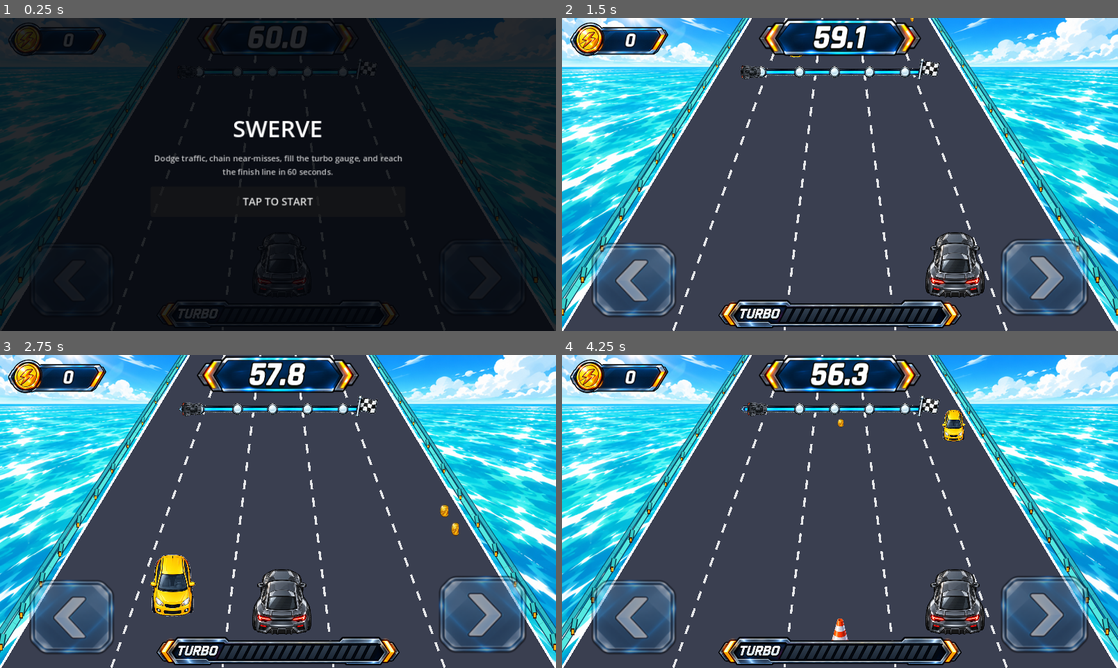
Above: before the commit, frames 1-4 (two rows, left to right).
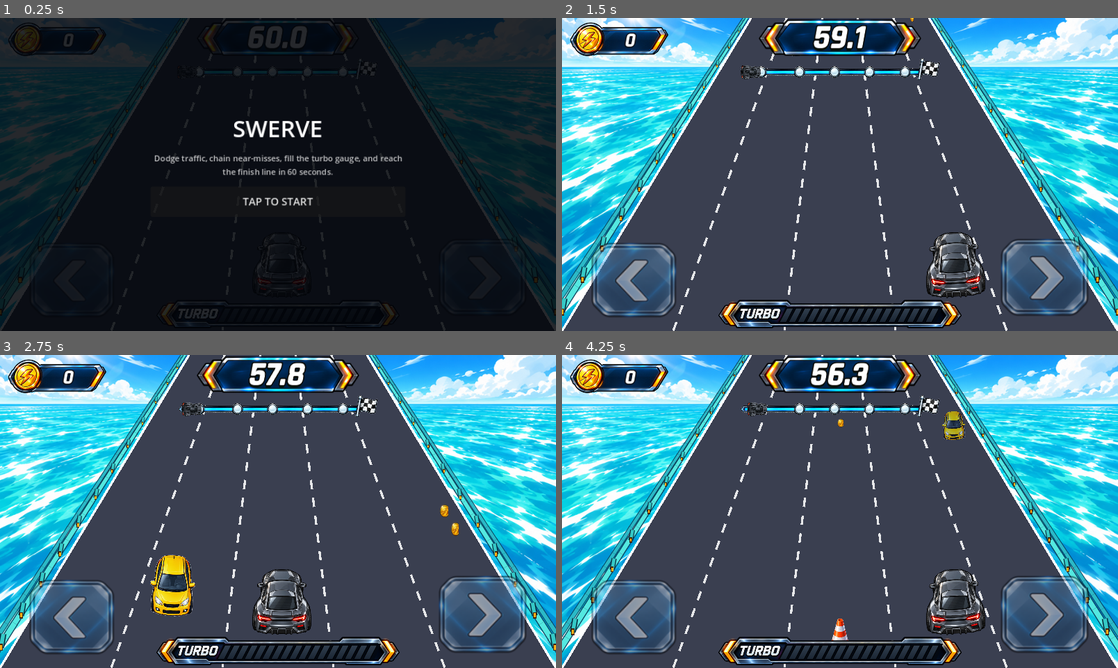
Above: after the commit, the same moments.

Repository: kjs8806/swerve
Game: Godot game, scene res://scenes/Main.tscn
Same seed, same stepped clock (60 frames per second), same inputs: the game is played once before the commit and once after it.
Inputs:
- Up to frame 1 (0.25 s): no input
- Up to frame 2 (1.5 s): click "TAP TO START" at 0.5 s; tap Enter at 1.25, 1.35 s; hold Right from 1.28 s (still down)
- Up to frame 3 (2.75 s): tap Space at 1.52, 2.27 s; release Right at 2.03 s; hold Left from 2.03 s (still down); tap Enter at 2.1 s
- Up to frame 4 (4.25 s): release Left at 2.78 s; hold Right from 2.78 s (still down); tap Enter at 2.85, 3.6 s; tap Space at 3.77 s

The runs differ from the first frame. In frame 2, 0.8% of the frame differs, in the area x 40-77%, y 12-90%; in frame 3, 0.5%; in frame 4, 1.0%, in the area x 65-77%, y 17-90%.

Commit message:
Ground road objects in perspective

Diff:
--- a/godot/scripts/Race.gd
+++ b/godot/scripts/Race.gd
@@ -97,6 +97,9 @@
 const TEX_TURBO_FLASH := preload("res://assets/effects/turbo-activation-flash.png")
 const TEX_TURBO_SPEED_LINES := preload("res://assets/effects/turbo-speed-lines.png")
 const HD_HAZARD_SCALE := 0.25
+# A restrained lane-dependent yaw sells the perspective without making
+# outer-lane cars look as tilted as the converging divider lines.
+const MAX_LANE_VISUAL_ROTATION := 0.105
 const HAZARD_TEXTURES := [
 	preload("res://assets/obstacles/pothole-hd.png"),
 	preload("res://assets/obstacles/loose-tire-hd.png"),
@@ -738,12 +741,13 @@
 	var px := lane_x(player_lane_visual, 1.0)
 	var py := player_row_y()
 	var p_scale := scale_at(1.0) * 1.05
+	var player_rotation: float = _lane_visual_rotation(player_lane_visual, 1.0)
 	var turbo_now := is_turbo
 	var t_now := elapsed_t
 	draw_items.append({"p": 1.001, "cb": func():
 		if turbo_now:
-			_draw_flame_trail(Vector2(px, py), p_scale, t_now)
-		_draw_sprite_centered(TEX_PLAYER, Vector2(px, py), p_scale * HD_VEHICLE_SCALE)
+			_draw_flame_trail(Vector2(px, py), p_scale, t_now, player_rotation)
+		_draw_sprite_on_road(TEX_PLAYER, Vector2(px, py), p_scale * HD_VEHICLE_SCALE, 1.0, player_rotation, 0.34)
 	})
 
 	draw_items.sort_custom(func(a, b): return a["p"] < b["p"])
@@ -827,6 +831,43 @@
 	_draw_moving_guardrails(cx, hy, h)
 
 
+func _lane_visual_rotation(lane_index: float, p: float) -> float:
+	var normalized_lane: float = lane_fraction(lane_index) / 0.8
+	var depth: float = clampf(ease_p(p), 0.0, 1.0)
+	return -normalized_lane * MAX_LANE_VISUAL_ROTATION * lerpf(0.18, 1.0, depth)
+
+
+func _depth_tint(p: float) -> Color:
+	# Distant objects pick up a subtle cool atmospheric haze, then regain
+	# full contrast as they approach the camera.
+	var depth: float = clampf(ease_p(p), 0.0, 1.0)
+	return Color(
+		lerpf(0.74, 1.0, depth),
+		lerpf(0.84, 1.0, depth),
+		1.0,
+		lerpf(0.76, 1.0, depth)
+	)
+
+
+func _draw_road_shadow(pos: Vector2, rendered_size: Vector2, p: float, strength: float) -> void:
+	var depth: float = clampf(ease_p(p), 0.0, 1.0)
+	var shadow_center := pos + Vector2(0.0, rendered_size.y * 0.22)
+	var radius_x: float = rendered_size.x * lerpf(0.25, 0.34, depth)
+	var radius_y: float = rendered_size.y * lerpf(0.055, 0.09, depth)
+	var alpha: float = strength * lerpf(0.35, 1.0, depth)
+	draw_colored_polygon(_ellipse_points(shadow_center, radius_x, radius_y, 20), Color(0.01, 0.015, 0.025, alpha))
+
+
+func _draw_sprite_on_road(texture: Texture2D, pos: Vector2, scale: float, p: float, rotation: float = 0.0, shadow_strength: float = 0.0, vertical_scale: float = 1.0) -> void:
+	var size: Vector2 = texture.get_size() * scale
+	size.y *= vertical_scale
+	if shadow_strength > 0.0:
+		_draw_road_shadow(pos, size, p, shadow_strength)
+	draw_set_transform(pos, rotation, Vector2.ONE)
+	draw_texture_rect(texture, Rect2(-size * 0.5, size), false, _depth_tint(p))
+	draw_set_transform(Vector2.ZERO, 0.0, Vector2.ONE)
+
+
 func _draw_sprite_centered(texture: Texture2D, pos: Vector2, scale: float) -> void:
 	var size: Vector2 = texture.get_size() * scale
 	draw_texture_rect(texture, Rect2(pos - size * 0.5, size), false)
@@ -834,12 +875,19 @@
 
 func _draw_obstacle(obstacle: Dictionary) -> void:
 	var p: float = obstacle["p"]
-	var pos := Vector2(lane_x(obstacle["lane"], p), row_y(p))
-	var visual_scale := scale_at(p)
+	var lane: float = float(obstacle["lane"])
+	var pos := Vector2(lane_x(lane, p), row_y(p))
+	var visual_scale: float = scale_at(p)
+	var rotation: float = _lane_visual_rotation(lane, p)
+	var depth: float = clampf(ease_p(p), 0.0, 1.0)
 	if obstacle["kind"] == "hazard":
-		_draw_sprite_centered(HAZARD_TEXTURES[obstacle["variant"]], pos, visual_scale * HD_HAZARD_SCALE)
+		var variant: int = int(obstacle["variant"])
+		var flatness: float = lerpf(0.58, 0.92, depth) if variant == 0 else lerpf(0.88, 1.0, depth)
+		var shadow: float = 0.0 if variant == 0 else 0.25
+		_draw_sprite_on_road(HAZARD_TEXTURES[variant], pos, visual_scale * HD_HAZARD_SCALE, p, rotation, shadow, flatness)
 	else:
-		_draw_sprite_centered(TRAFFIC_TEXTURES[obstacle["variant"]], pos, visual_scale * HD_VEHICLE_SCALE)
+		var car_flatness: float = lerpf(0.88, 1.0, depth)
+		_draw_sprite_on_road(TRAFFIC_TEXTURES[obstacle["variant"]], pos, visual_scale * HD_VEHICLE_SCALE, p, rotation, 0.32, car_flatness)
 
 
 func _draw_sky(w: float, hy: float) -> void:
@@ -1035,11 +1083,13 @@
 const FLAME_TEX_SCALE := 0.34
 
 
-func _draw_flame_trail(pos: Vector2, scale: float, t: float) -> void:
+func _draw_flame_trail(pos: Vector2, scale: float, t: float, rotation: float = 0.0) -> void:
 	var flicker: float = 0.82 + 0.18 * sin(t * 30.0)
 	var size: Vector2 = TEX_TURBO_EXHAUST.get_size() * (FLAME_TEX_SCALE * scale)
-	var origin: Vector2 = pos + Vector2(0.0, 26.0 * scale)
-	draw_texture_rect(TEX_TURBO_EXHAUST, Rect2(origin - Vector2(size.x * 0.5, 0.0), size), false, Color(1, 1, 1, flicker))
+	var local_origin := Vector2(0.0, 26.0 * scale)
+	draw_set_transform(pos, rotation, Vector2.ONE)
+	draw_texture_rect(TEX_TURBO_EXHAUST, Rect2(local_origin - Vector2(size.x * 0.5, 0.0), size), false, Color(1, 1, 1, flicker))
+	draw_set_transform(Vector2.ZERO, 0.0, Vector2.ONE)
 
 
 # Approved energy-ring sprite, scaled up and faded out over
